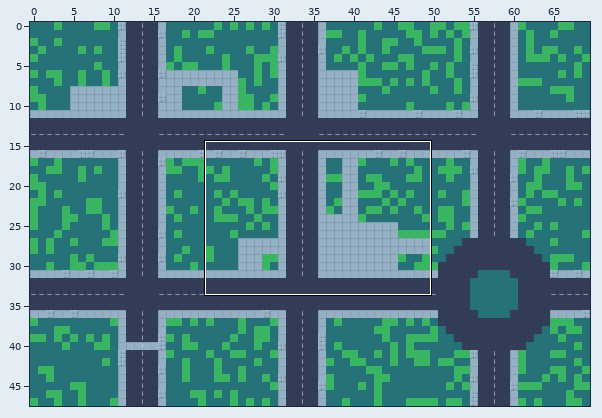
Two versions of a level (Tiled map (JSON), maps/warszawa.tmj). Above, an overview of the earlier version with the close-up marked.
Close-up. Old version:
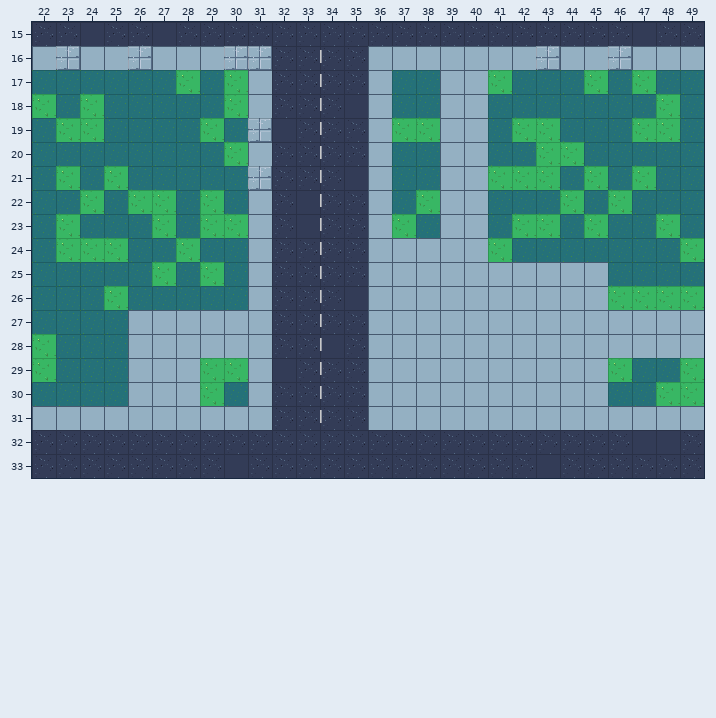
Cells are 32x32 px. Shown: x 22..49, y 15..33. The commit also changed other parts of the map, which this record leaves out. Tiles whose own drawing changed are shown in their newer look in all pictures.
Once edited:
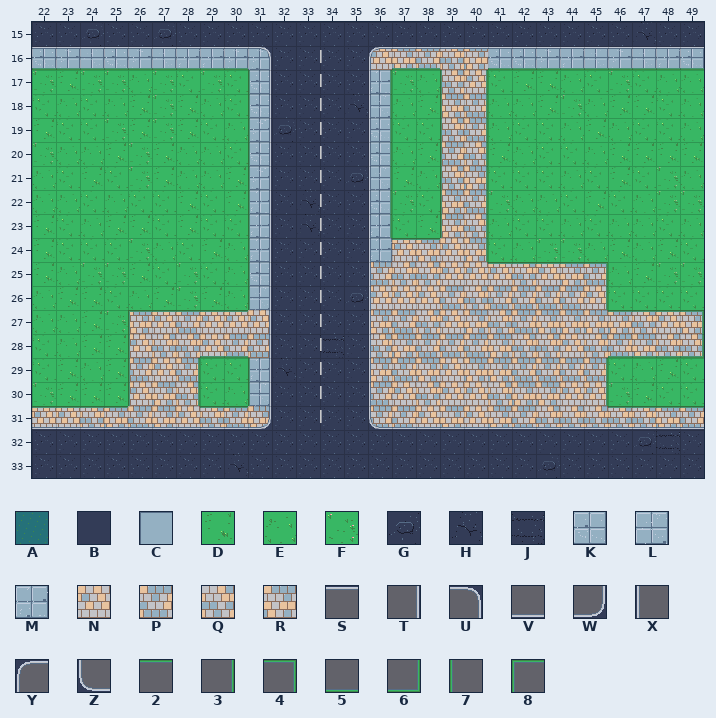
Key: from "training": A 0, B 1, C 2, D 8, E 9, F 10, G 11, H 12, J 13, K 14, L 15, M 16, N 20, P 21, Q 22, R 23, S 48, T 49, U 50, V 51, W 53, X 55, Y 56, Z 59, 2 64, 3 65, 4 66, 5 67, 6 69, 7 71, 8 72.
_ is an empty cell.
Tiles of an added or newly shown layer are drawn over the layers below it.
Diff:
Layer "ground":
y 15: x 24 B -> G; x 27 B -> G; x 47 B -> H
y 16: x 22 C -> K; x 24..25 CC -> LK; x 27..29 CCC -> LMM; x 36..42 CCCCCCC -> NRPQRKK; x 44..45 CC -> ML; x 47..49 CCC -> LMK
y 17: x 22..27 AAAAAA -> FDFFEF; x 29 A -> F; x 31 C -> K; x 36..40 CAACC -> MFEQN; x 42..44 AAA -> DDE; x 46 A -> F; x 48..49 AA -> EE
y 18: x 23 A -> E; x 25..29 AAAAA -> EDFDE; x 31 C -> K; x 35..47 BCAACCAAAAAAA -> HLEDRPEEDFEDD; x 49 A -> E
y 19: x 22 A -> D; x 25..28 AAAA -> FDFD; x 30 A -> E; x 32 B -> G; x 36 C -> K; x 39..41 CCA -> QPE; x 44..46 AAA -> EDE; x 49 A -> E
y 20: x 22..29 AAAAAAAA -> FEEDFDEE; x 31 C -> K; x 36..42 CAACCAA -> KEDPQDE; x 45..49 AAAAA -> EDDDD
y 21: x 22 A -> E; x 24 A -> D; x 26..30 AAAAA -> FDEED; x 35..40 BCAACC -> GLDEQR; x 44 A -> E; x 46 A -> D; x 48..49 AA -> FE
y 22: x 22..23 AA -> EE; x 25 A -> E; x 28 A -> D; x 30..31 AC -> DM; x 33 B -> H; x 36..37 CA -> KF; x 39..43 CCAAA -> RPFEE; x 45 A -> D; x 47..49 AAA -> EFF
y 23: x 22 A -> D; x 24..26 AAA -> EDD; x 28 A -> D; x 31 C -> M; x 33 B -> H; x 36 C -> M; x 38..41 ACCA -> DRQE; x 44 A -> E; x 46..47 AA -> EE; x 49 A -> E
y 24: x 22 A -> D; x 26..27 AA -> FE; x 29..31 AAC -> DEM; x 36..40 CCCCC -> MNRNR; x 42..48 AAAAAAA -> EFFEDED
y 25: x 22..26 AAAAA -> DEFFD; x 28 A -> F; x 30..31 AC -> EK; x 36..49 CCCCCCCCCCAAAA -> PQQNNNQNRPEDFF
y 26: x 22..24 AAA -> EDD; x 26..31 AAAAAC -> EDFDEL; x 35..45 BCCCCCCCCCC -> GNNNPQPPPPN
y 27: x 22..31 AAAACCCCCC -> EEDFRNPNNN; x 36..49 CCCCCCCCCCCCCC -> RPQNRQPRRRRQNR
y 28: x 23..31 AAACCCCCC -> EDDNQQNPP; x 34 B -> J; x 36..49 CCCCCCCCCCCCCC -> QRPPPRQQNQPRQQ
y 29: x 23..28 AAACCC -> DEDPNP; x 31..32 CB -> MH; x 36..45 CCCCCCCCCC -> RPRNRRPPPP; x 47..48 AA -> ED
y 30: x 22..28 AAAACCC -> FDDDNRQ; x 30..31 AC -> EL; x 36..47 CCCCCCCCCCAA -> PNQNNQRRNNFD
y 31: x 22..31 CCCCCCCCCC -> NNQRPRNQPR; x 36..49 CCCCCCCCCCCCCC -> PPNRNRPQQQQQRP
y 32: x 47..48 BB -> GJ
y 33: x 30 B -> H; x 43 B -> G
Layer "verge" (added):
y 16: x 22..30 _________ -> 555555555; x 37..38 __ -> 55; x 41..49 _________ -> 555555555
y 17..23: x 31 _ -> 7; x 36 _ -> 3; x 39..40 __ -> 73
y 24: x 31 _ -> 7; x 37..38 __ -> 22; x 40 _ -> 3
y 25: x 31 _ -> 7; x 41..45 _____ -> 22224
y 26: x 31 _ -> 7; x 45 _ -> 3
y 27: x 26..30 _____ -> 82222; x 46..49 ____ -> 2224
y 28: x 26 _ -> 7; x 29..30 __ -> 55; x 46..49 ____ -> 5556
y 29..30: x 26 _ -> 7; x 28 _ -> 3; x 31 _ -> 7; x 45 _ -> 3
y 31: x 22..25 ____ -> 2222; x 29..30 __ -> 22; x 46..49 ____ -> 2222
Layer "curb" (added):
y 16: x 22..31 __________ -> SSSSSSSSSU; x 36..49 ______________ -> YSSSSSSSSSSSSS
y 17..30: x 31 _ -> T; x 36 _ -> X
y 31: x 22..31 __________ -> VVVVVVVVVW; x 36..49 ______________ -> ZVVVVVVVVVVVVV
Boxes around the changes in both close-ups, in picture pixels (x1, y1, x2, y2):
changed: (32, 23, 296, 430)
changed: (345, 22, 704, 454)
changed: (297, 190, 320, 236)
changed: (320, 335, 344, 358)
changed: (225, 454, 248, 476)
changed: (537, 455, 560, 478)
